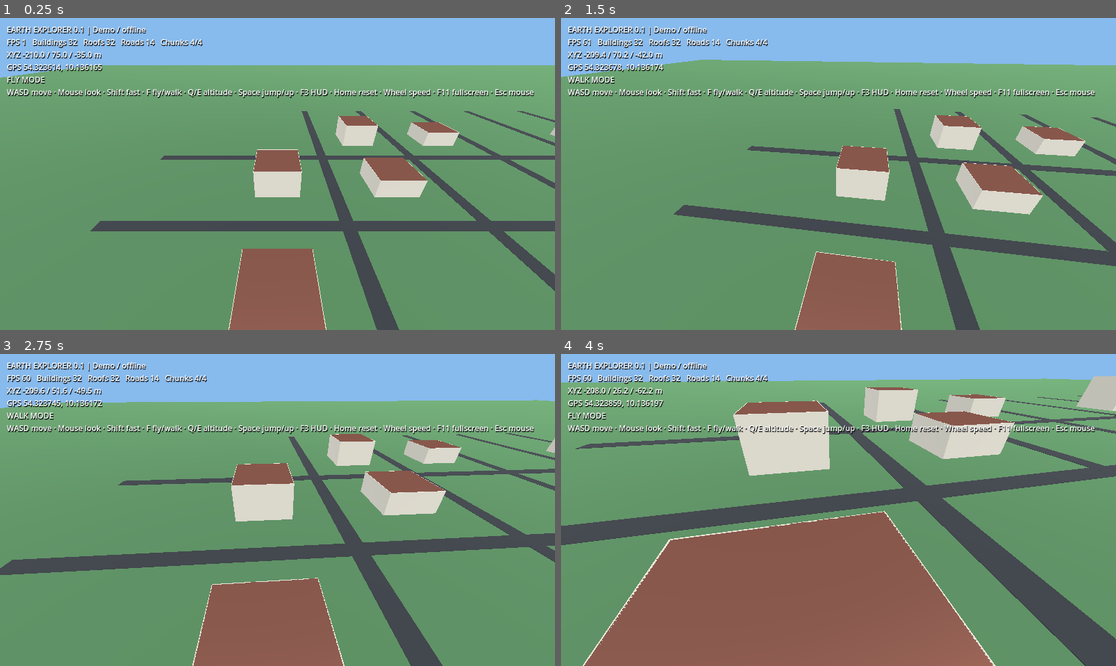
Above: before the commit, frames 1-4 (two rows, left to right).
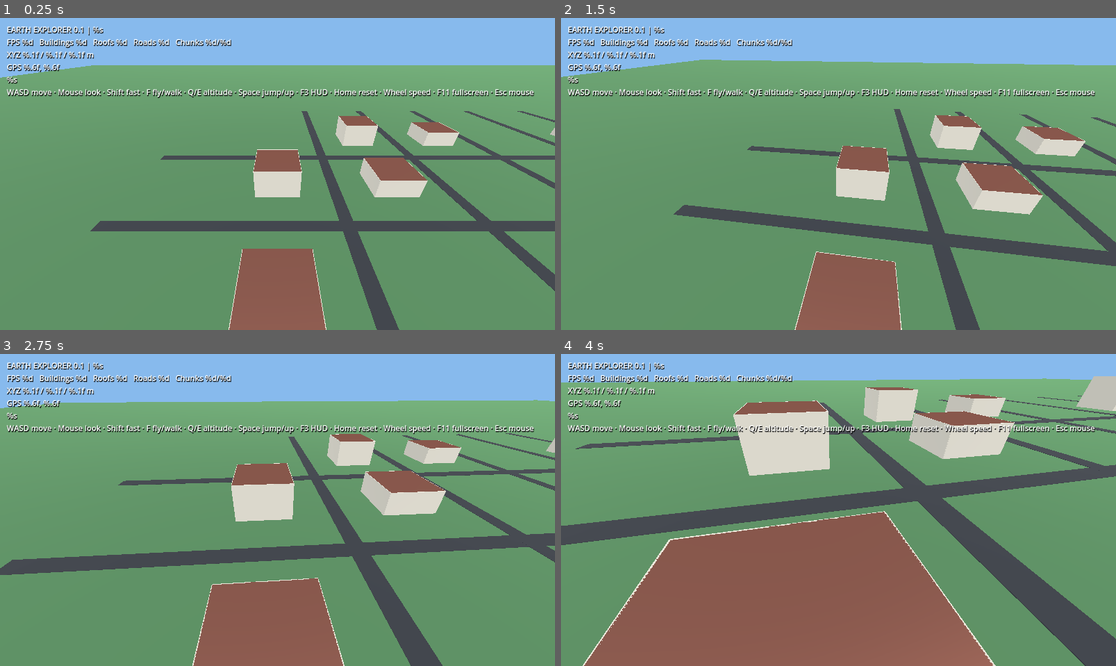
Above: after the commit, the same moments.

Repository: maguh1488/EarthExplorer
Game: Godot game, scene res://scenes/main.tscn
Two runs of this game, one before a commit and one after it. Both use one fixed random seed, a clock stepped at 60 frames per second and the inputs below.
Inputs (mouse positions are in pixels of both pictures, inside the frame that each line leads up to):
- Up to frame 1 (0.25 s): no input
- Up to frame 2 (1.5 s): tap Enter at 0.5 s; move the mouse to (866, 174) at 0.52 s; hold W from 0.53 s (still down); tap F at 0.6 s; tap Space at 0.77 s; move the mouse to (810, 174) at 1.27 s; tap Shift at 1.35 s
- Up to frame 3 (2.75 s): keep holding W; tap Space at 1.52 s; move the mouse to (288, 503) at 2.02 s; hold E from 2.03 s (still down)
- Up to frame 4 (4 s): keep holding W; move the mouse to (832, 516) at 2.77 s; release E at 2.78 s; tap Q at 2.85 s; tap Space at 3.02, 3.77 s; move the mouse to (877, 513) at 3.52 s; tap F at 3.6 s

The runs differ from the first frame. In frame 1, 1.4% of the frame differs, in the area x 1-42%, y 2-22%; in frame 2, 1.5%; in frame 3, 1.5%; in frame 4, 1.4%.

Commit message:
feat: optional height-grid terrain mesh with collision and chunk physics culling

Diff:
--- a/scripts/main.gd
+++ b/scripts/main.gd
@@ -20,6 +20,8 @@
 var chunk_nodes: Dictionary = {}
 var last_chunk := Vector2i(999999, 999999)
 var visible_chunks := 0
+var terrain_loaded := false
+const TERRAIN_FILE := "res://data/kiel/terrain.json"
 
 func _ready() -> void:
     _setup_lighting()
@@ -66,7 +68,7 @@
         var p := player.global_position
         var lat := ORIGIN_LAT - p.z / METERS_PER_DEGREE
         var lon := ORIGIN_LON + p.x / (METERS_PER_DEGREE * cos(deg_to_rad(ORIGIN_LAT)))
-        hud.text = "EARTH EXPLORER 0.1 | %s\nFPS %d   Buildi …(322 unchanged characters)… nt, visible_chunks, chunk_nodes.size(), p.x, p.y, p.z, lat, lon, "FLY MODE" if player.flying else "WALK MODE"]
+        hud.text = "EARTH EXPLORER 0.1 | %s\nFPS %d   Buildi …(322 unchanged characters)… nt, visible_chunks, chunk_nodes.size(), "GRID" if terrain_loaded else "FLAT", p.x, p.y, p.z, lat, lon, "FLY MODE" if player.flying else "WALK MODE"]
 
 func _geo(lon: float, lat: float) -> Vector3:
     return Vector3((lon - ORIGIN_LON) * METERS_PER_DEGREE * cos(deg_to_rad(ORIGIN_LAT)), 0.0, -(lat - ORIGIN_LAT) * METERS_PER_DEGREE)
@@ -116,6 +118,9 @@
         var enabled: bool = maxi(abs(id.x - current.x), abs(id.y - current.y)) <= VISIBLE_RADIUS
         var node: Node3D = chunk_nodes[id]
         node.visible = enabled
+        for child in node.get_children():
+            for body in child.find_children("*", "StaticBody3D", true, false):
+                body.process_mode = Node.PROCESS_MODE_INHERIT if enabled else Node.PROCESS_MODE_DISABLED
         if enabled:
             visible_chunks += 1
 
@@ -143,10 +148,55 @@
         body.add_child(shape)
 
 func _create_ground() -> void:
+    if FileAccess.file_exists(TERRAIN_FILE):
+        var data = JSON.parse_string(FileAccess.get_file_as_string(TERRAIN_FILE))
+        if data is Dictionary and _create_height_terrain(data):
+            terrain_loaded = true
+            return
+        push_warning("Terrain file invalid; falling back to flat ground")
     var ground := Node3D.new()
     ground.name = "PermanentGround"
     add_child(ground)
     _box(ground, Vector3(0, -0.5, 0), Vector3(1800, 1, 1800), Color(0.3, 0.47, 0.31), true)
+
+func _create_height_terrain(data: Dictionary) -> bool:
+    # Local regular height grid in metres, centred at Godot origin.
+    var width := int(data.get("width", 0))
+    var depth := int(data.get("depth", 0))
+    var step := float(data.get("step_m", 0.0))
+    var heights: Array = data.get("heights", [])
+    if width < 2 or depth < 2 or width > 513 or depth > 513 or step <= 0.0 or heights.size() != width * depth:
+        return false
+    var vertices := PackedVector3Array()
+    var indices := PackedInt32Array()
+    var normals := PackedVector3Array()
+    for z in range(depth):
+        for x in range(width):
+            var px := (float(x) - float(width - 1) * 0.5) * step
+            var pz := (float(z) - float(depth - 1) * 0.5) * step
+            vertices.append(Vector3(px, float(heights[z * width + x]), pz))
+    for z in range(depth - 1):
+        for x in range(width - 1):
+            var i := z * width + x
+            indices.append_array(PackedInt32Array([i, i + width, i + 1, i + 1, i + width, i + width + 1]))
+    var arrays := []
+    arrays.resize(Mesh.ARRAY_MAX)
+    arrays[Mesh.ARRAY_VERTEX] = vertices
+    arrays[Mesh.ARRAY_INDEX] = indices
+    var mesh := ArrayMesh.new()
+    mesh.add_surface_from_arrays(Mesh.PRIMITIVE_TRIANGLES, arrays)
+    var ground := StaticBody3D.new()
+    ground.name = "HeightTerrain"
+    add_child(ground)
+    var visual := MeshInstance3D.new()
+    visual.mesh = mesh
+    visual.material_override = _material(Color(0.29, 0.49, 0.31))
+    visual.material_override.cull_mode = BaseMaterial3D.CULL_DISABLED
+    ground.add_child(visual)
+    var collision := CollisionShape3D.new()
+    collision.shape = mesh.create_trimesh_shape()
+    ground.add_child(collision)
+    return true
 
 func _create_player() -> void:
     player = CharacterBody3D.new()
